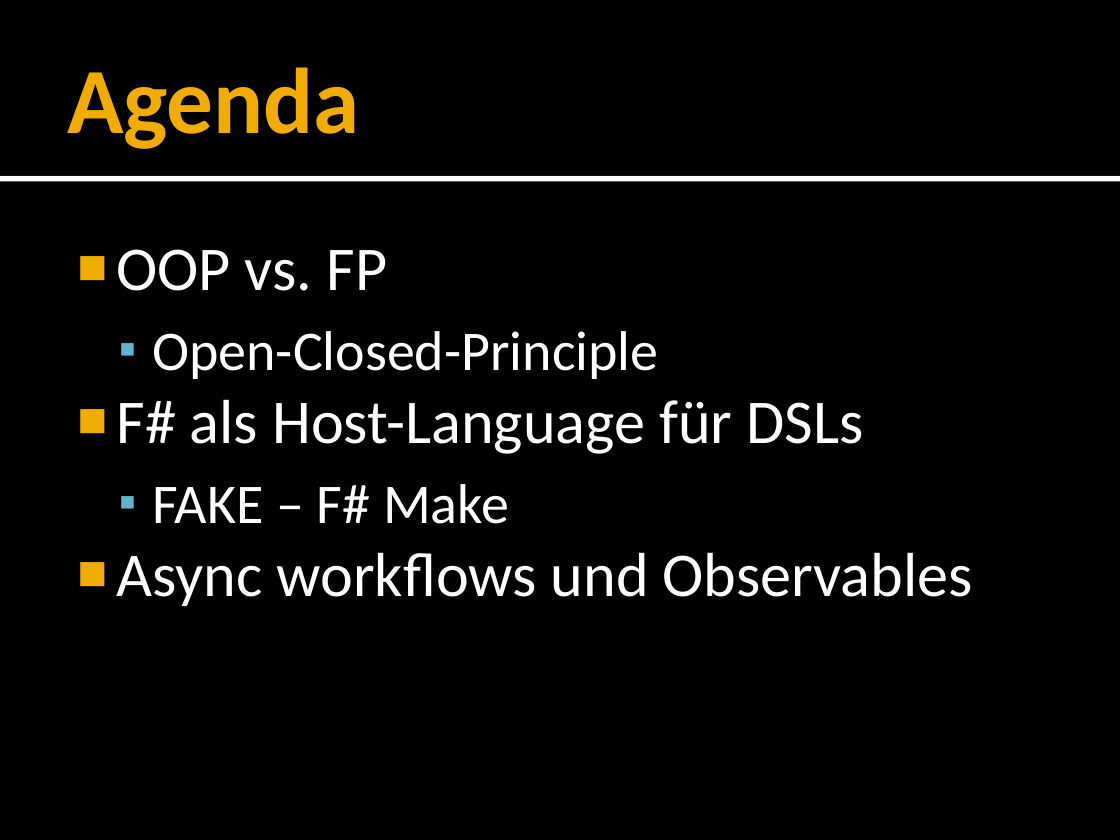
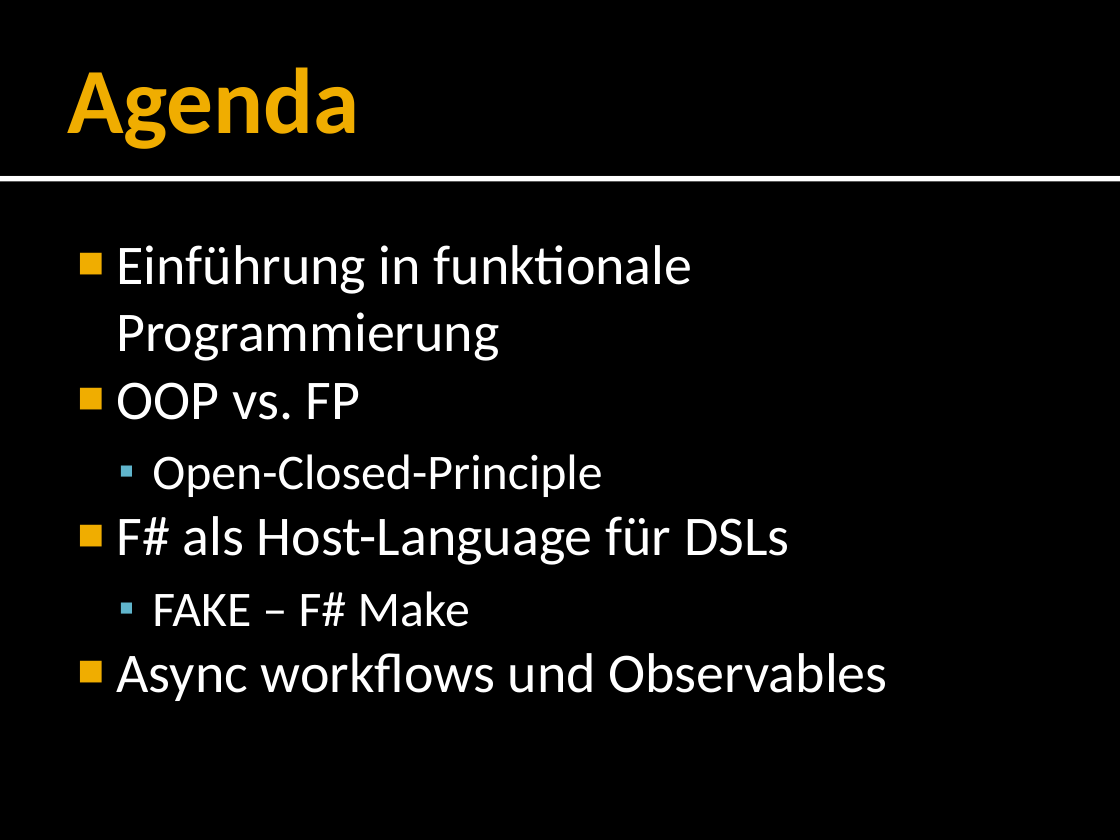
Before and after one commit to forki/FSharpTalk, a slide deck: slide 3 of IntroductionToFSharp.pptx. Drawn at 1120x840 pixels with LibreOffice and Linux fonts; fonts in the diff are those of the drawing. Boxes give left, top, right and bottom in pixels: in the first picture for what was removed or moved away, otherwise in the second. Text is boxed around its words. In the diff, an @@ line names an element or a change of style, - is before the commit and + after.

```diff
--- a/IntroductionToFSharp.pptx
+++ b/IntroductionToFSharp.pptx
@@ text at box(116, 245, 693, 361): paragraph added @@
+■ Einführung in funktionale Programmierung
@@ text at box(116, 382, 888, 701): size 40 to 36 pt in "OOP vs. FP", "F# als Host-Language für DSLs", "Async workflows und Observables"; size 36 to 32 pt in "Open-Closed-Principle", "FAKE – F# Make" @@
```
Also in this commit, not shown: 1 other slide changed, 1 slide removed.
